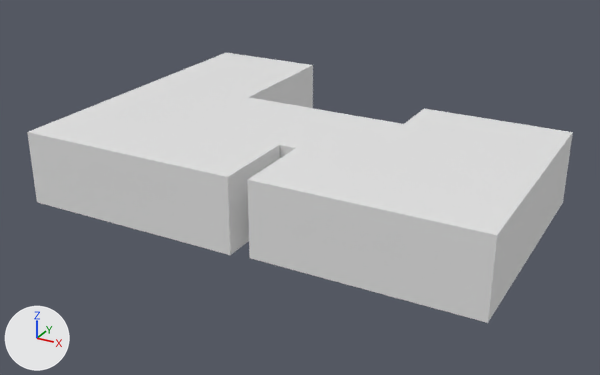
A saved change to the FBX model Assets/Models/Layouts/Layout1.fbx.
One viewpoint serves both versions: a 50 mm camera at (11.7, -24.9, 13.2) aimed at (-2.7, 1.2, 0.2). Arrows for +X, +Y and +Z are at lower left; the lights stay in place. Where no turn or scale is listed for an object, it has been applied to the vertices.

Before the edit, the objects in view are built like this:
```python
me_cube_004 = bpy.data.meshes.new('Cube.004')
me_cube_004.from_pydata(...)  # 58 vertices, 56 faces; spans x -11.0..6.5, y -4.5..8.7, z 0.0..2.8
ob_layout1 = bpy.data.objects.new('Layout1', me_cube_004)
ob_layout1.location = (0.0, 0.0, 0.0)
```
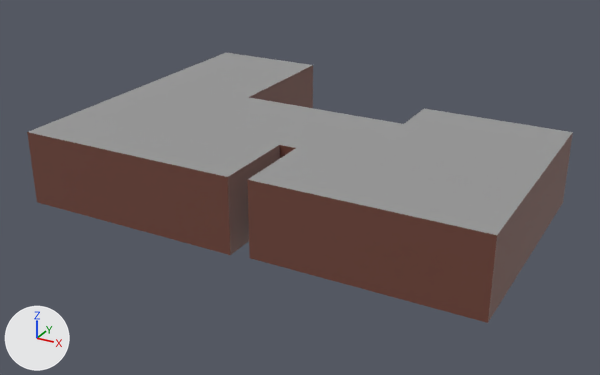
What differs and where, as boxes [x1, y1, x2, y2] in the pictures (600 x 375 px):
```json
{"part": 1, "of": "me_cube_004", "change": "recoloured", "before": [27, 65, 573, 323], "after": [27, 65, 573, 323], "on screen": "grey to brown"}
{"part": 2, "of": "me_cube_004", "change": "recoloured", "before": [29, 53, 573, 235], "after": [29, 53, 573, 235], "on screen": "white to grey"}
```

Scene script edits in JSON lines:
```json
{"op": "add", "block": "mat_ceiling", "code": ["mat_ceiling = principled_material('Ceiling')", "mat_ceiling.base_color = (0.317, 0.317, 0.317)  # grey #999999"]}
{"op": "add", "block": "mat_walls", "code": ["mat_walls = principled_material('Walls')", "mat_walls.base_color = (0.166, 0.0598, 0.0425)  # brown #71453a"]}
{"op": "add", "block": "mat_floor", "code": ["mat_floor = principled_material('Floor')", "mat_floor.base_color = (0.248, 0.145, 0.0645)  # brown #886a48"]}
{"block": "me_cube_004", "where": "me_cube_004.from_pydata(...)  # 58 vertices, 56 faces; spans x -11.0..6.5, y -4.5..8.7, z 0.0..2.8"}
{"block": "me_cube_004", "where": "# used by ob_layout1; location = (0.0, 0.0, 0.0)"}
{"block": "me_cube_004", "change": "me_cube_004 part 1: all 24 faces centred in x -11.0..6.5, y -4.5..8.7, z 1.4 switch from no material to mat_walls (brown #71453a)"}
{"block": "me_cube_004", "change": "me_cube_004 part 2: all 16 faces centred in x -10.0..3.7, y -3.6..6.9, z 2.8 switch from no material to mat_ceiling (grey #999999)"}
{"op": "add", "block": "me_cube_004", "code": "me_cube_004.materials.append(mat_floor)  # brown #886a48"}
```
